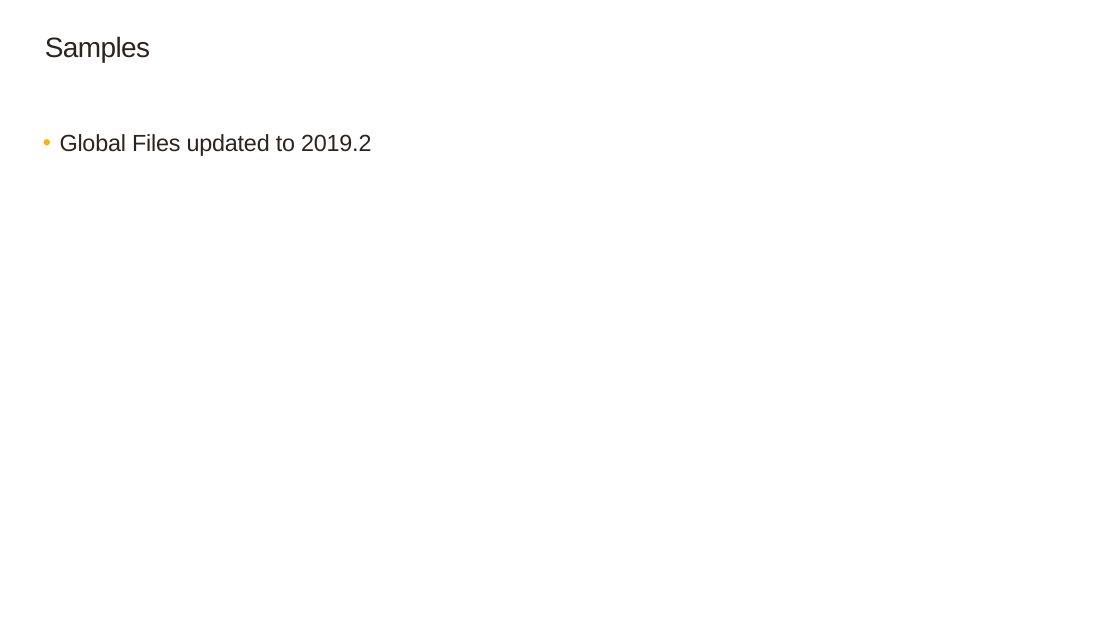
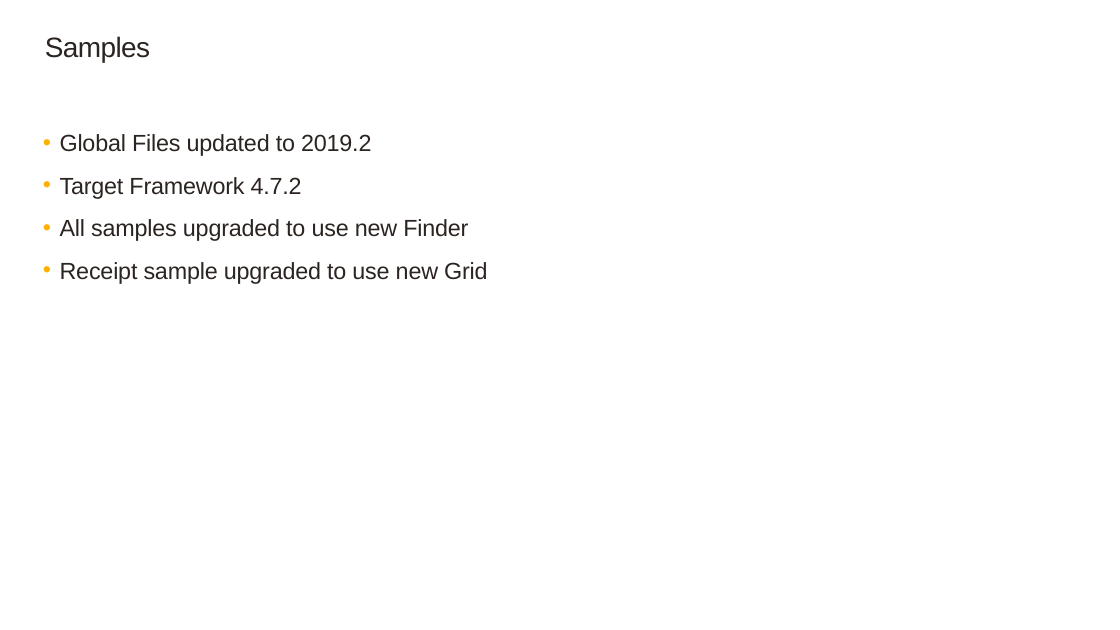
Before and after one commit to SageNADev/Sage300-SDK, a slide deck: slide 7 of docs/presentations/Sage300SDK_20192WebSDKOverview.pptx. Drawn at 1120x630 pixels with LibreOffice and Linux fonts; fonts in the diff are those of the drawing; background and template pictures are left out. Boxes give left, top, right and bottom in pixels: in the first picture for what was removed or moved away, otherwise in the second. Text is boxed around its words. In the diff, an @@ line names an element or a change of style, - is before the commit and + after.

```diff
--- a/docs/presentations/Sage300SDK_20192WebSDKOverview.pptx
+++ b/docs/presentations/Sage300SDK_20192WebSDKOverview.pptx
@@ text at (60, 177, 487, 284): paragraphs added @@
+  • Target Framework 4.7.2
+  • All samples upgraded to use new Finder
+  • Receipt sample upgraded to use new Grid
```
Also in this commit, not shown: 9 other slides changed, 15 slides added, 2 slides removed.
